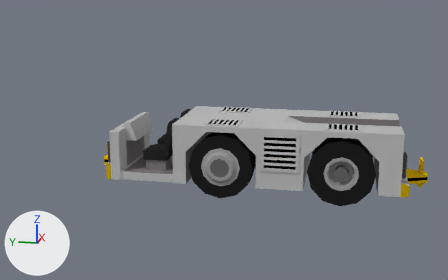
What one commit did to the Blender file ArtSource/props.blend.
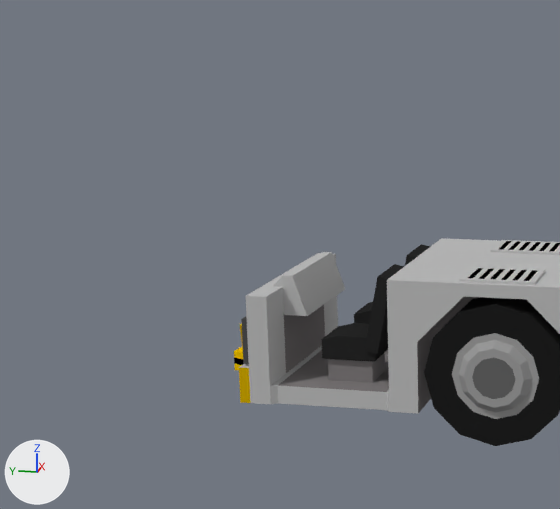
Old and new are each drawn whole from a 50 mm camera at (-14.99, -1.45, 4.85) aimed at (0.0, 1.55, 1.11) and again close up on the part from 0% to 56% of the width and 0% to 81% of the height. The lights are fixed; the arrows at lower left show +X, +Y and +Z.

Names of what the first close-up shows: 'tug_body', 'tug_top-vents', 'wheel_fl'.
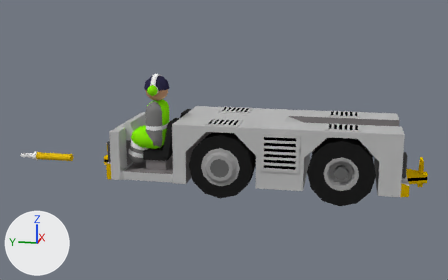
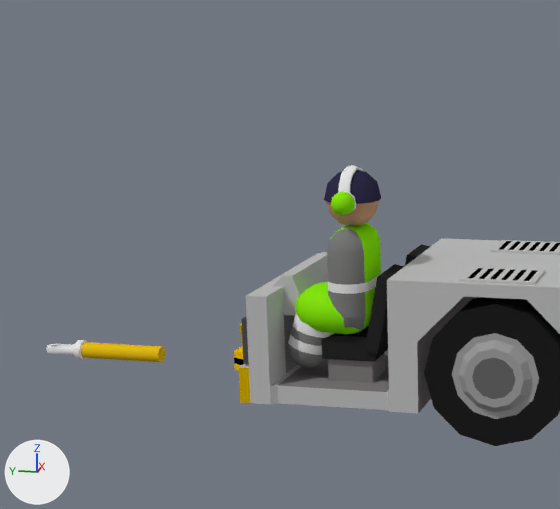
Where the change shows, as pixel boxes [x1, y1, x2, y2] in the close-ups (560 x 509 px):
'dude_TORSO', added: after [324, 165, 381, 333]
    faces in mat_dude_shirt (grey #7d7d7c): [327, 223, 368, 333]
    faces in mat_dude_hiviz_green (green #86e711): [330, 192, 381, 332]
    faces in mat_dude_cap (dark blue #302e49): [324, 170, 381, 204]
    faces in mat_dude_skin (brown #d0a07c): [326, 201, 379, 226]
    faces in mat_dude_hiviz_stripe (white #e7e7e7): [328, 274, 380, 294]
'dude_LEGS', added: after [288, 282, 360, 367]
    faces in mat_dude_hiviz_green (green #86e711): [295, 282, 360, 334]
    faces in mat_dude_shirt (grey #7d7d7c): [288, 326, 327, 367]
    faces in mat_dude_hiviz_stripe (white #e7e7e7): [288, 314, 334, 355]
'towbar_middle', added (yellow): after [81, 342, 165, 362]
'towbar_end', added: after [46, 340, 87, 360]

The change, as a diff of the scene's bpy script:
```diff
--- a/ArtSource/props.blend.py
+++ b/ArtSource/props.blend.py
@@ ob_towbar_middle @@
+ob_towbar_middle = bpy.data.objects.new('towbar_middle', me_cylinder)  # 24 vertices, 13 faces; spans x -0.097..0.097, y -0.097..0.097, z -0.5..0.5; in mat_towbar_body (yellow #e7bd17); modifiers EDGE_SPLIT
+ob_towbar_middle.location = (0.0, 6.21, 0.42)
+ob_towbar_middle.rotation_euler = (-1.571, -3.142, 0.0)  # degrees (-90, -180, 0)
@@ ob_towbar_end @@
+ob_towbar_end = bpy.data.objects.new('towbar_end', me_cylinder_001)  # 97 vertices, 88 faces; spans x -0.122..0.122, y -0.122..0.122, z 0.0..0.506; modifiers EDGE_SPLIT
+ob_towbar_end.location = (0.0, 6.7, 0.41)
+ob_towbar_end.rotation_euler = (-1.571, -3.142, 0.0)  # degrees (-90, -180, 0)
@@ ob_dude_legs @@
+ob_dude_legs = bpy.data.objects.new('dude_LEGS', me_cube_005)  # 152 vertices, 144 faces; spans x 0.0..1.8, y -4.64..-0.83, z -0.93..3.14; in mat_dude_shirt (grey #7d7d7c), mat_dude_hiviz_stripe (white #e7e7e7), mat_dude_hiviz_green (green #86e711); modifiers MIRROR, EDGE_SPLIT
+ob_dude_legs.location = (-0.6, 3.1, 1.69)
+ob_dude_legs.rotation_euler = (-1.571, -3.142, 0.0)  # degrees (-90, -180, 0)
+ob_dude_legs.scale = (0.239, 0.239, 0.239)
@@ ob_dude_torso @@
+ob_dude_torso = bpy.data.objects.new('dude_TORSO', me_cube_007)  # 195 vertices, 184 faces; spans x 0.0..2.03, y -0.43..7.2, z -1.31..1.31; in mat_dude_skin (brown #d0a07c), mat_dude_cap (dark blue #302e49), mat_dude_shirt (grey #7d7d7c), mat_dude_hiviz_stripe (white #e7e7e7), mat_dude_hiviz_green (green #86e711), mat_dude_headphone_frame (white #e7e7e7); modifiers MIRROR, EDGE_SPLIT
+ob_dude_torso.location = (-0.6, 3.1, 1.11)
+ob_dude_torso.rotation_euler = (-1.571, -3.142, 0.0)  # degrees (-90, -180, 0)
+ob_dude_torso.scale = (0.239, 0.239, 0.239)
```
